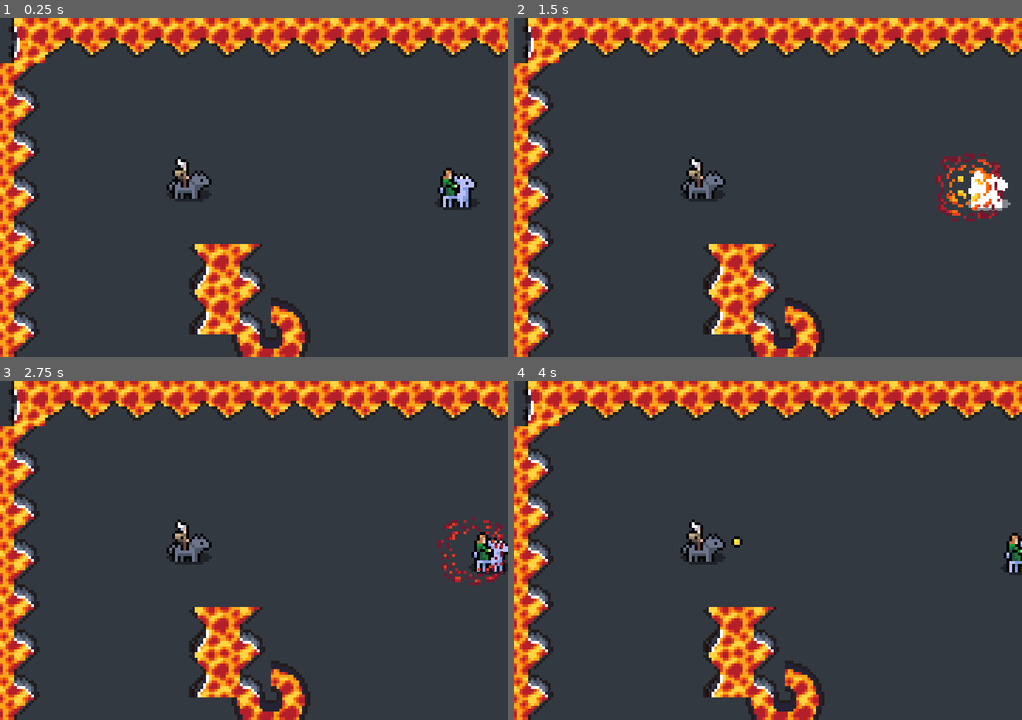
Above: before the commit, frames 1-4 (two rows, left to right).
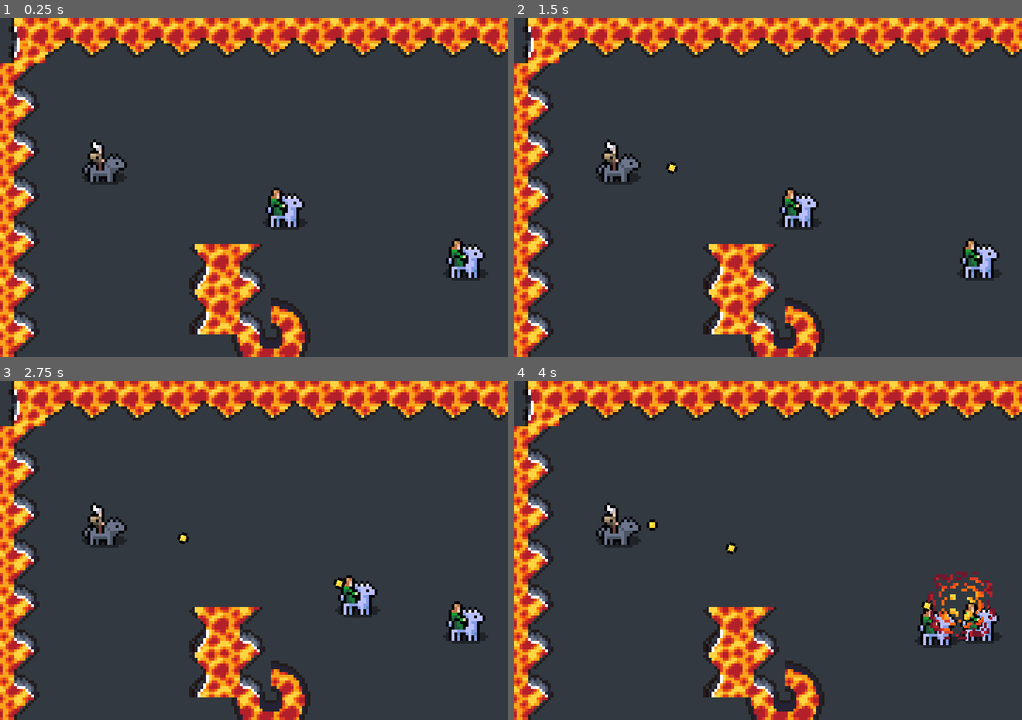
Above: after the commit, the same moments.

Repository: Snayff/not_quite_paradise4
Game: Godot game, scene res://world.tscn
Two runs of this game, one before a commit and one after it. Both use one fixed random seed, a clock stepped at 60 frames per second and the inputs below.
Inputs:
- Up to frame 1 (0.25 s): no input
- Up to frame 2 (1.5 s): tap Enter at 0.5 s
- Up to frame 3 (2.75 s): no input
- Up to frame 4 (4 s): no input

The runs differ from the first frame. In frame 1, 3.8% of the frame differs, in the area x 16-97%, y 35-78%; in frame 2, 4.4%, in the area x 16-98%, y 35-78%; in frame 3, 4.2%; in frame 4, 4.1%.

Commit message:
fixed some godot errors
godot claimed script's names were already global. Deleted instantiated scenes from scene tree and readded them.

Diff:
--- a/scenes/abcs/combat_actor.gd
+++ b/scenes/abcs/combat_actor.gd
@@ -34,5 +34,6 @@
 
 func _integrate_forces(state: PhysicsDirectBodyState2D) -> void:
 	# stop sprite spinning
-	rotation_degrees = 0
+	#rotation_degrees = 0
+	pass
 	#linear_velocity = linear_velocity * 0.9
--- a/scenes/abcs/combat_actor.tscn
+++ b/scenes/abcs/combat_actor.tscn
@@ -23,13 +23,12 @@
 "speed": 5.0
 }]
 
-[node name="CombatActor2" type="RigidBody2D"]
+[node name="CombatActor" type="RigidBody2D"]
 collision_layer = 5
 collision_mask = 5
 gravity_scale = 0.0
 can_sleep = false
 lock_rotation = true
-linear_damp = 1.0
 script = ExtResource("1_7c8xu")
 
 [node name="CollisionShape2D" type="CollisionShape2D" parent="."]
--- a/scenes/abcs/physical_projectile.tscn
+++ b/scenes/abcs/physical_projectile.tscn
@@ -1,16 +1,17 @@
 [gd_scene load_steps=7 format=3 uid="uid://b71tjsbg3f1e4"]
 
 [ext_resource type="Script" path="res://scenes/abcs/physical_projectile.gd" id="1_xfppo"]
-[ext_resource type="Script" path="res://scripts/components/functionals/hitbox.gd" id="2_3ly8p"]
 [ext_resource type="Script" path="res://scripts/components/functionals/movement.gd" id="3_r7m4a"]
 [ext_resource type="Script" path="res://scripts/components/functionals/spawner.gd" id="4_nys0u"]
 [ext_resource type="Script" path="res://scripts/components/functionals/death_trigger.gd" id="5_i6an6"]
+[ext_resource type="Script" path="res://scripts/components/functionals/hitbox.gd" id="5_kc38f"]
 
 [sub_resource type="SpriteFrames" id="SpriteFrames_c16yo"]
 
 [node name="PhysicalProjectile" type="RigidBody2D"]
 collision_layer = 5
 collision_mask = 5
+mass = 54.84
 gravity_scale = 0.0
 can_sleep = false
 script = ExtResource("1_xfppo")
@@ -21,15 +22,6 @@
 unique_name_in_owner = true
 sprite_frames = SubResource("SpriteFrames_c16yo")
 autoplay = "default"
-
-[node name="HitboxComponent" type="Area2D" parent="."]
-unique_name_in_owner = true
-collision_layer = 0
-collision_mask = 5
-monitorable = false
-script = ExtResource("2_3ly8p")
-
-[node name="CollisionShape2D" type="CollisionShape2D" parent="HitboxComponent"]
 
 [node name="MovementComponent" type="Node" parent="." node_paths=PackedStringArray("root")]
 unique_name_in_owner = true
@@ -47,3 +39,9 @@
 [node name="OnDeathEffectSpawner" type="Node2D" parent="."]
 unique_name_in_owner = true
 script = ExtResource("4_nys0u")
+
+[node name="HitboxComponent" type="Area2D" parent="."]
+collision_layer = 0
+collision_mask = 5
+monitorable = false
+script = ExtResource("5_kc38f")
--- a/scenes/combat_actors/horsey_rider.tscn
+++ b/scenes/combat_actors/horsey_rider.tscn
@@ -41,7 +41,7 @@
 [sub_resource type="CircleShape2D" id="CircleShape2D_346nu"]
 radius = 7.0
 
-[node name="HorseyRider2" instance=ExtResource("1_2tlmc")]
+[node name="HorseyRider" instance=ExtResource("1_2tlmc")]
 
 [node name="CollisionShape2D" parent="." index="0"]
 shape = SubResource("CircleShape2D_yg56m")
--- a/scenes/projectiles/fireball.tscn
+++ b/scenes/projectiles/fireball.tscn
@@ -29,11 +29,14 @@
 [node name="AnimatedSprite2D" parent="." index="1"]
 sprite_frames = SubResource("SpriteFrames_k8rb1")
 
-[node name="CollisionShape2D" parent="HitboxComponent" index="0"]
-shape = SubResource("CircleShape2D_i6l54")
-
-[node name="OnHitEffectSpawner" parent="." index="4"]
+[node name="OnHitEffectSpawner" parent="." index="3"]
 scene = ExtResource("3_qlhda")
 
-[node name="DeathTrigger" parent="." index="5" node_paths=PackedStringArray("_root")]
+[node name="DeathTrigger" parent="." index="4" node_paths=PackedStringArray("_root")]
 _root = NodePath("..")
+
+[node name="HitboxComponent" parent="." index="6"]
+unique_name_in_owner = true
+
+[node name="CollisionShape2D" type="CollisionShape2D" parent="HitboxComponent" index="0"]
+shape = SubResource("CircleShape2D_5yevd")
--- a/world.tscn
+++ b/world.tscn
@@ -60,15 +60,21 @@
 anchor_mode = 0
 zoom = Vector2(4, 4)
 
-[node name="WolfRider2" parent="." node_paths=PackedStringArray("target") instance=ExtResource("5_gequ5")]
-position = Vector2(67, 57)
+[node name="WolfRider" parent="." node_paths=PackedStringArray("target") instance=ExtResource("5_gequ5")]
+position = Vector2(37, 51)
 collision_layer = 1
 collision_mask = 1
 linear_damp = 999999.0
-target = NodePath("../HorseyRider2")
+target = NodePath("../HorseyRider")
 
-[node name="HorseyRider2" parent="." instance=ExtResource("6_d7rtk")]
-position = Vector2(162, 60)
+[node name="HorseyRider" parent="." instance=ExtResource("6_d7rtk")]
+position = Vector2(165, 85)
 collision_layer = 1
 collision_mask = 1
 linear_damp = 999999.0
+
+[node name="HorseyRider2" parent="." instance=ExtResource("6_d7rtk")]
+position = Vector2(101, 67)
+collision_layer = 1
+collision_mask = 1
+linear_damp = 999999.0
Not shown: 1 places in scenes/projectiles/fireball.tscn that only renumber resources
